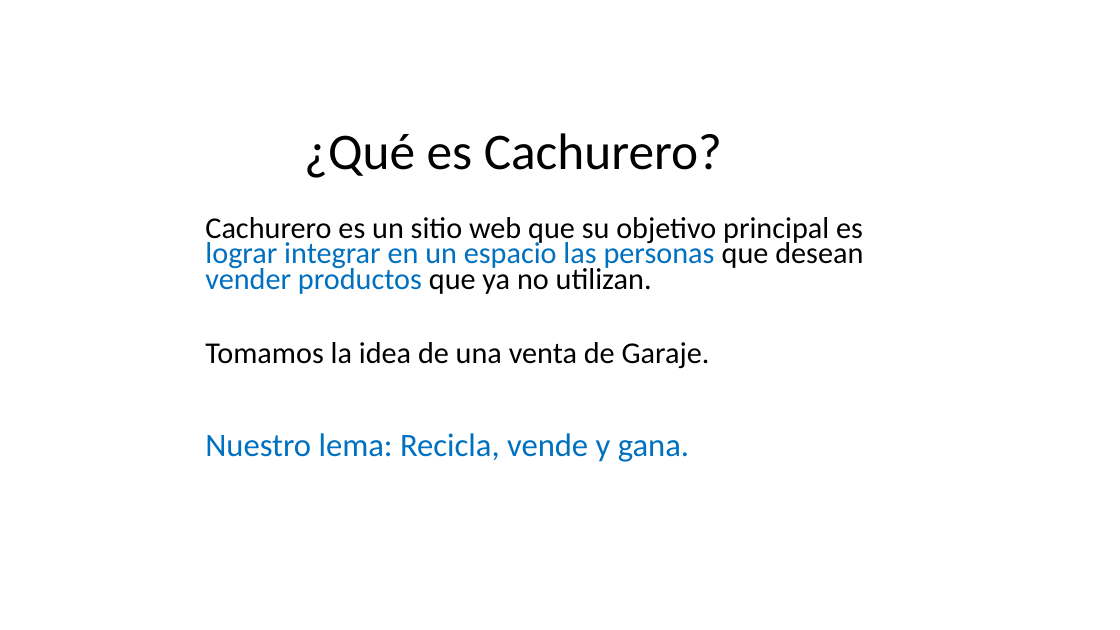
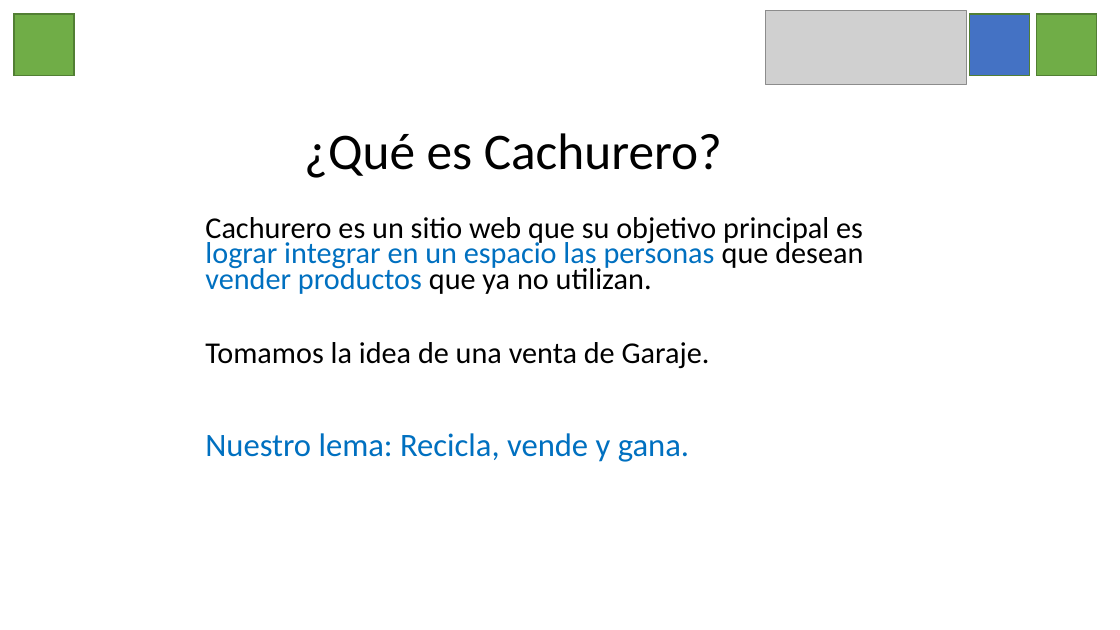
Before and after one commit to clebercmb/cachureros-front, a slide deck: slide 2 of Web Cachurero.pptx. Drawn at 1120x630 pixels with LibreOffice and Linux fonts; fonts in the diff are those of the drawing; grey boxes stand for pictures. Boxes give left, top, right and bottom in pixels: in the first picture for what was removed or moved away, otherwise in the second. Text is boxed around its words. In the diff, an @@ line names an element or a change of style, - is before the commit and + after.

```diff
--- a/Web Cachurero.pptx
+++ b/Web Cachurero.pptx
@@ rectangle added at [14,14,74,76], fill #70AD47, outline #538035 1 pt @@
@@ picture added at [766,11,967,85] @@
@@ rectangle added at [970,14,1029,76], fill #4472C4, outline #538035 1 pt @@
@@ rectangle added at [1037,14,1096,76], fill #70AD47, outline #538035 1 pt @@
```
Also in this commit, not shown: 4 other slides changed, 1 slide added.
